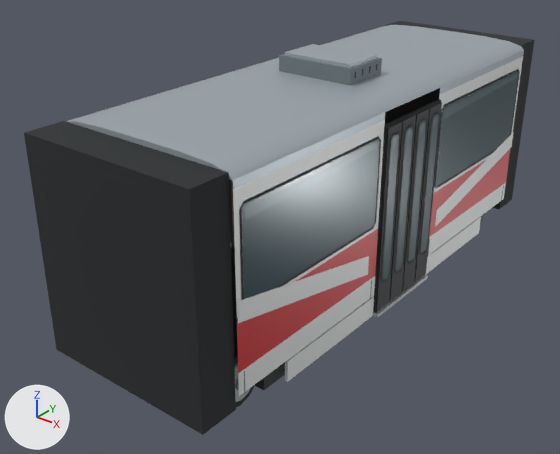
One commit to the glTF model assets/models/kt8d5-b-viewer.glb: the scene before it, then after it.
Both versions are drawn from a camera (50 mm lens) standing at (5.63, -8.06, 5.7) and looking at (-0.31, -0.62, 1.09). Every picture has the same lights, and +X, +Y and +Z are marked at lower left. The first picture is the older version. Where no turn or scale is listed for an object, it has been applied to the vertices. Vertices at exactly the same position are counted once.

Objects in the first picture: 'kt8d5-b', 'kt8d5-b-door-1-0.000-0', 'kt8d5-b-door-1-0.000-1', 'kt8d5-b-door-1-0.000-2', 'kt8d5-b-door-1-0.000-3'.
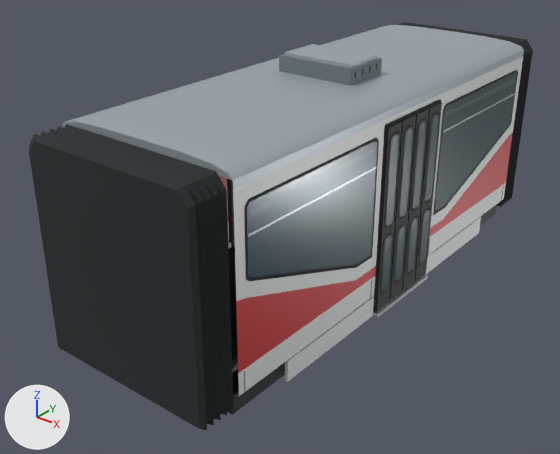
What differs and where, as boxes (x1, y1, x2, y2) in the pictures (560 x 454 px):
'kt8d5-b', reshaped
    before: (24, 21, 534, 435)
    after: (29, 22, 533, 430)
part 1 of me_kt8d5_b_001, added (mostly hidden)
    after: (227, 204, 497, 415)
part 2 of me_kt8d5_b_001, added
    after: (442, 93, 515, 133)
part 3 of me_kt8d5_b_001, added
    after: (248, 166, 377, 237)
part 4 of me_kt8d5_b_001, rebuilt (21% taller)
    before: (434, 69, 520, 189)
    after: (433, 70, 518, 215)
part 5 of me_kt8d5_b_001, rebuilt (12% shorter)
    before: (239, 137, 381, 300)
    after: (244, 138, 379, 281)
part 6 of me_kt8d5_b_001, rebuilt
    before: (384, 21, 534, 209)
    after: (397, 22, 533, 207)
part 7 of me_kt8d5_b_001, rebuilt
    before: (24, 121, 236, 435)
    after: (29, 124, 234, 430)
part 8 of me_kt8d5_b_001, rebuilt (21% taller)
    before: (435, 71, 519, 186)
    after: (435, 73, 517, 212)
part 9 of me_kt8d5_b_001, rebuilt (14% shorter)
    before: (242, 139, 380, 299)
    after: (247, 141, 377, 278)
part 10 of me_kt8d5_b_001, deleted
    before: (231, 74, 517, 390)
part 11 of me_kt8d5_b_001, cut back
    before: (233, 57, 523, 373)
    after: (219, 57, 523, 373)

What changed in the scene script:
```text
Change me_kt8d5_b_001:
    used by ob_kt8d5_b; location = (0.0, 0.0, 0.0)
    remove me_kt8d5_b_001.from_pydata(...)  # 1022 vertices, 1482 faces; spans x -1.32..1.32, y -3.75..3.75, z 0.0..3.38
    add me_kt8d5_b_001.from_pydata(...)  # 954 vertices, 1430 faces; spans x -1.32..1.32, y -3.75..3.75, z 0.0..3.38
    me_kt8d5_b_001 part 1: a new loose piece, a box spanning x -1.14..1.14, y -3.25..3.25, z 0.31..0.55, in mat_black (black #121b20)
    me_kt8d5_b_001 part 2: a new loose piece, a box spanning x 1.249..1.261, y 0.805..3.075, z 2.389..2.411, in mat_chrome (light grey #bcc4c7)
    me_kt8d5_b_001 part 3: a new loose piece, a box spanning x 1.249..1.261, y -3.075..-0.805, z 2.389..2.411, in mat_chrome (light grey #bcc4c7)
    me_kt8d5_b_001 part 4: the loose piece of 16 vertices spanning x 1.25, y 0.72..3.18, z 1.6..2.77 is rebuilt with 16 vertices and now spans x 1.25, y 0.77..3.11, z 1.21..2.77
    me_kt8d5_b_001 part 5: the loose piece of 16 vertices spanning x 1.25, y -3.18..-0.72, z 1.6..2.77 is rebuilt with 16 vertices and now spans x 1.25, y -3.11..-0.77, z 1.21..2.77
    me_kt8d5_b_001 part 6: the loose piece of 8 vertices spanning x -1.19..1.19, y 3.25..3.75, z 0.4..3.09 is rebuilt with 66 vertices and now spans x -1.21..1.21, y 3.25..3.75, z 0.43..3.09
    me_kt8d5_b_001 part 7: the loose piece of 8 vertices spanning x -1.19..1.19, y -3.75..-3.25, z 0.4..3.09 is rebuilt with 66 vertices and now spans x -1.21..1.21, y -3.75..-3.25, z 0.43..3.09
    me_kt8d5_b_001 part 8: the loose piece of 8 vertices spanning x 1.25, y 0.75..3.15, z 1.63..2.74 is rebuilt with 8 vertices and now spans x 1.25, y 0.81..3.08, z 1.25..2.73
    me_kt8d5_b_001 part 9: the loose piece of 8 vertices spanning x 1.25, y -3.15..-0.75, z 1.63..2.74 is rebuilt with 8 vertices and now spans x 1.25, y -3.08..-0.81, z 1.25..2.73
    me_kt8d5_b_001 part 10: 22 loose pieces with 144 vertices, spanning x -1.25..1.25, y -3.71..3.51, z 0.31..3.08, are deleted
    me_kt8d5_b_001 part 11: 8 vertices moved from x -1.24..1.24, y -3.25..3.25, z 1.55 to x -1.24..1.24, y -3.25..3.25, z 2.8; 136 vertices removed from x -1.19..1.19, y -3.71..3.71, z 0.42..3.08; 56 vertices added at x -1.25..1.25, y -3.25..3.25, z 1.03..2.93
    other edits to the shape of me_kt8d5_b_001 do not show in these pictures
```
